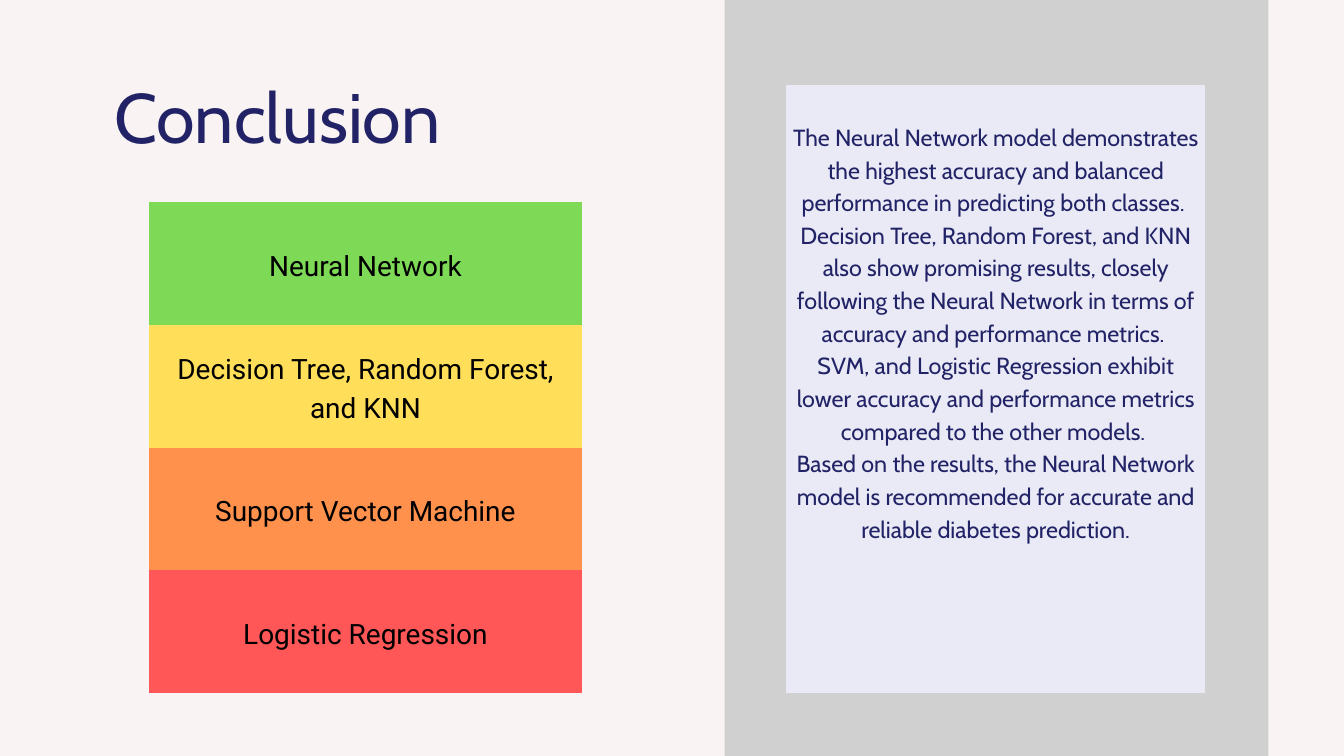
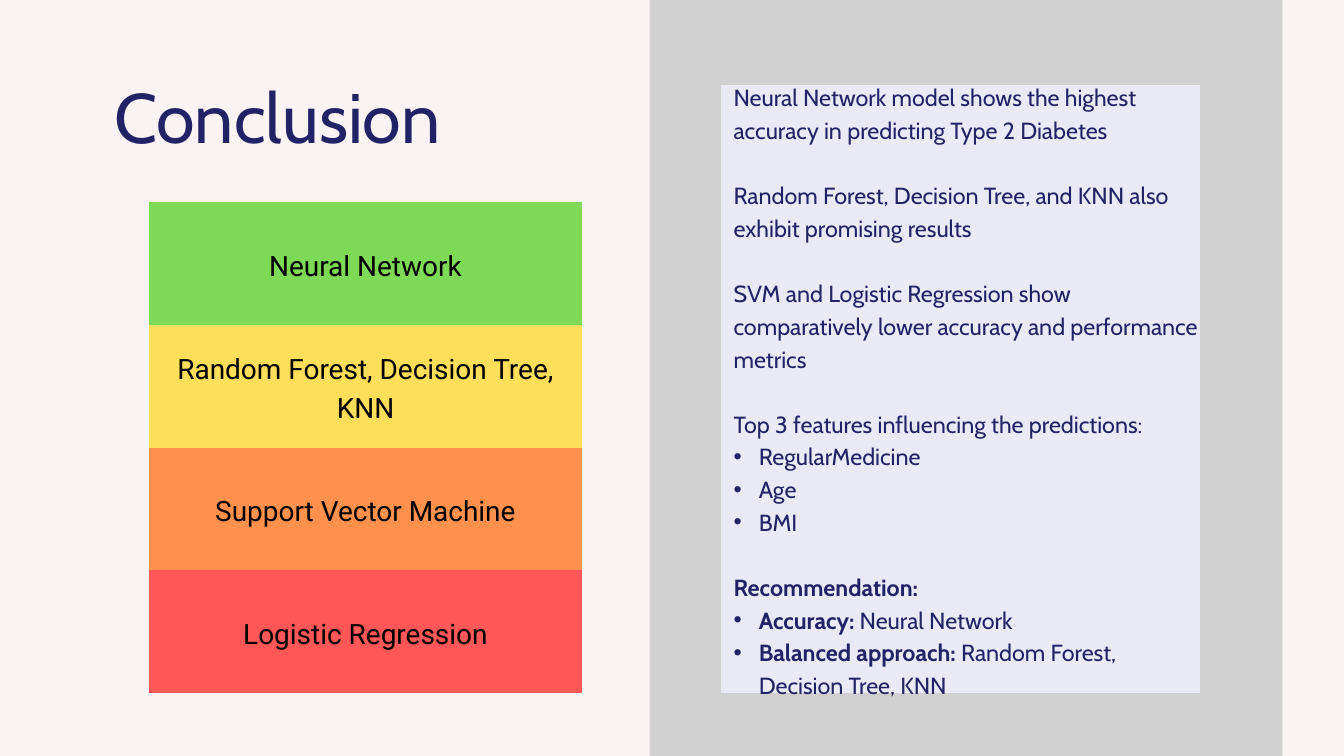
Before and after one commit to bernardtse/diabetes-prediction, a slide deck: slide 8 of presentation/presentation.pptx. Drawn at 1344x756 pixels with LibreOffice and Linux fonts; fonts in the diff are those of the drawing; grey boxes stand for pictures. Boxes give left, top, right and bottom in pixels: in the first picture for what was removed or moved away, otherwise in the second. Text is boxed around its words. In the diff, an @@ line names an element or a change of style, - is before the commit and + after.

```diff
--- a/presentation/presentation.pptx
+++ b/presentation/presentation.pptx
@@ picture: place and size @@
-picture at bbox=[724, 0, 1268, 756]
+picture at bbox=[650, 0, 1283, 756]
@@ freeform shape: place and size @@
-freeform shape at bbox=[786, 85, 1205, 694]
+freeform shape at bbox=[720, 85, 1200, 694]
@@ text at bbox=[734, 88, 1197, 697]: text changed @@
-The Neural Network model demonstrates the highest accuracy and balanced performance in predicting both classes.
-Decision Tree, Random Forest, and KNN also show promising results, closely following the Neural Network in terms of accuracy and performance metrics.
-SVM, and Logistic Regression exhibit lower accuracy and performance metrics compared to the other models.
-Based on the results, the Neural Network model is recommended for accurate and reliable diabetes prediction.
+Neural Network model shows the highest accuracy in predicting Type 2 Diabetes
+Random Forest, Decision Tree, and KNN also exhibit promising results
+SVM and Logistic Regression show comparatively lower accuracy and performance metrics
+Top 3 features influencing the predictions:
+• RegularMedicine
+• Age
+• BMI
+Recommendation:
+• Accuracy: Neural Network
+• Balanced approach: Random Forest, Decision Tree, KNN
@@ table at bbox=[149, 202, 583, 693] @@
-row 2, column 1: Decision Tree, Random Forest, and KNN
+row 2, column 1: Random Forest, Decision Tree, KNN
```
Also in this commit, not shown: 4 other slides changed, 7 other files.
